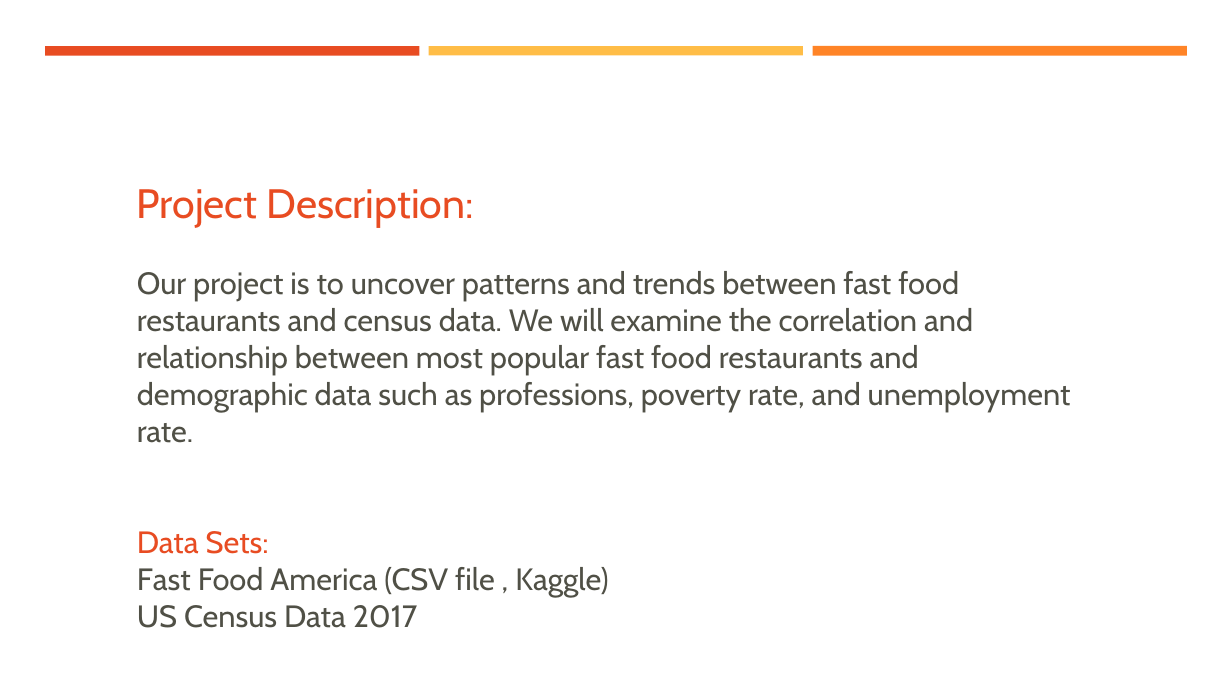
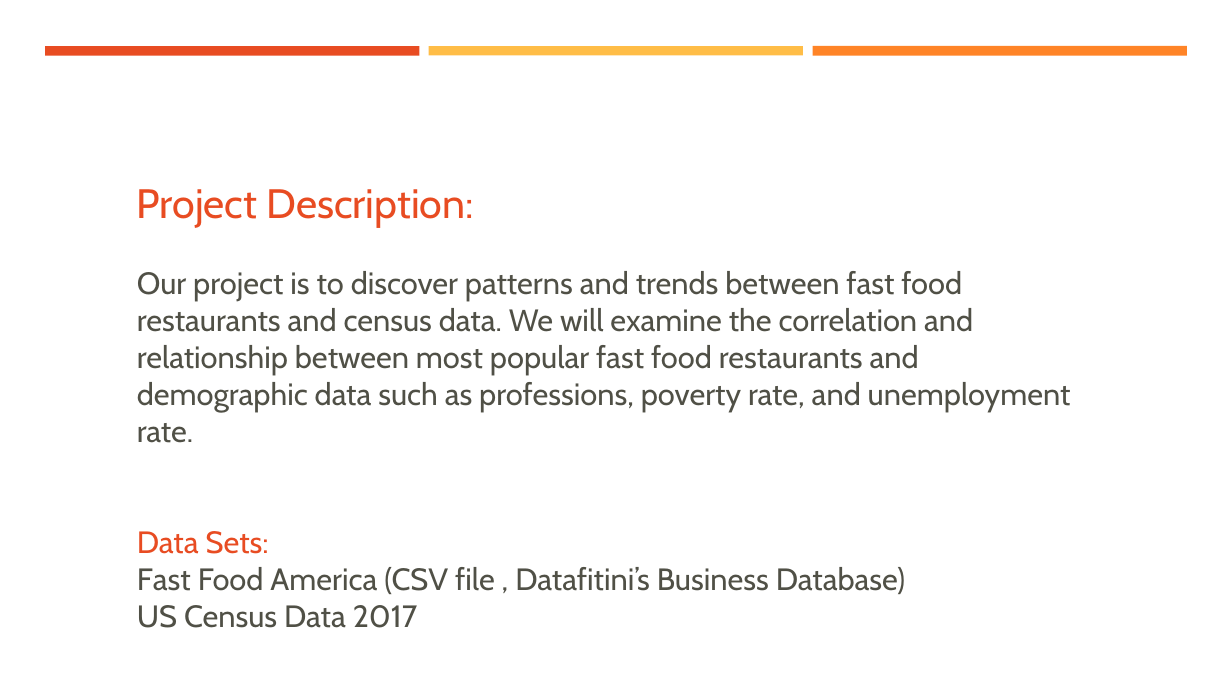
Before and after one commit to tduszyk/Supersize_America, a slide deck: slide 2 of ppt_final.pptx. Drawn at 1232x693 pixels with LibreOffice and Linux fonts; fonts in the diff are those of the drawing. Boxes give left, top, right and bottom in pixels: in the first picture for what was removed or moved away, otherwise in the second. Text is boxed around its words. In the diff, an @@ line names an element or a change of style, - is before the commit and + after.

```diff
--- a/ppt_final.pptx
+++ b/ppt_final.pptx
@@ text at bbox=[137, 271, 1071, 443]: text changed @@
-Our project is to uncover patterns and trends between fast food restaurants and census data. We will examine the correlation and relationship between most popular fast food restaurants and demographic data such as professions, poverty rate, and unemployment rate.
+Our project is to discover patterns and trends between fast food restaurants and census data. We will examine the correlation and relationship between most popular fast food restaurants and demographic data such as professions, poverty rate, and unemployment rate.
@@ text at bbox=[137, 567, 905, 594]: text changed @@
-Fast Food America (CSV file , Kaggle)
+Fast Food America (CSV file , Datafitini’s Business Database)
```
Also in this commit, not shown: 4 other slides changed.
